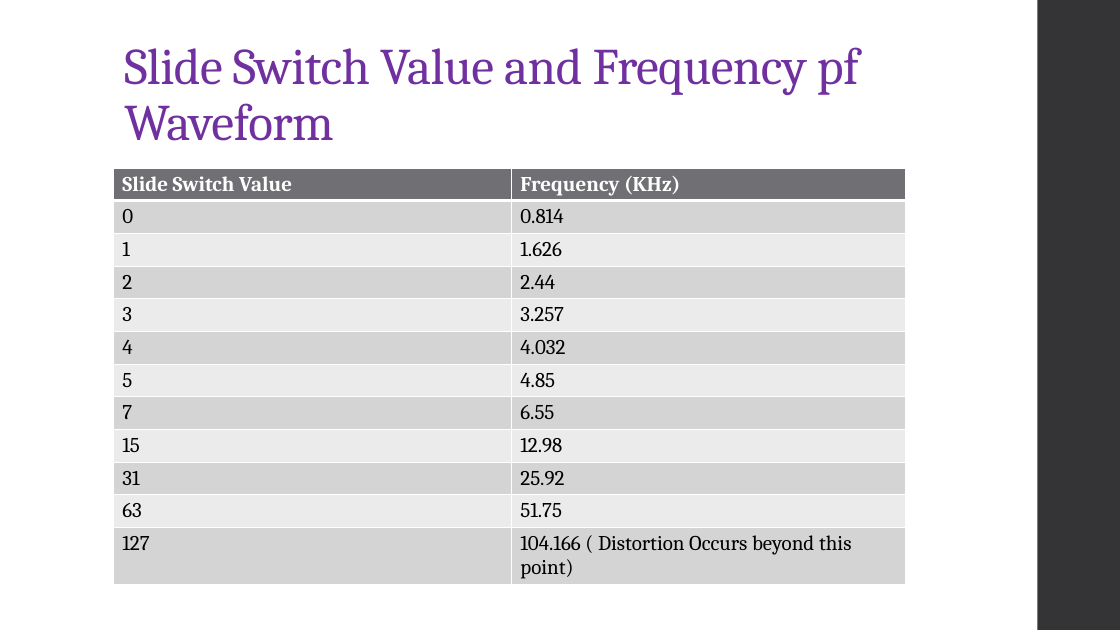
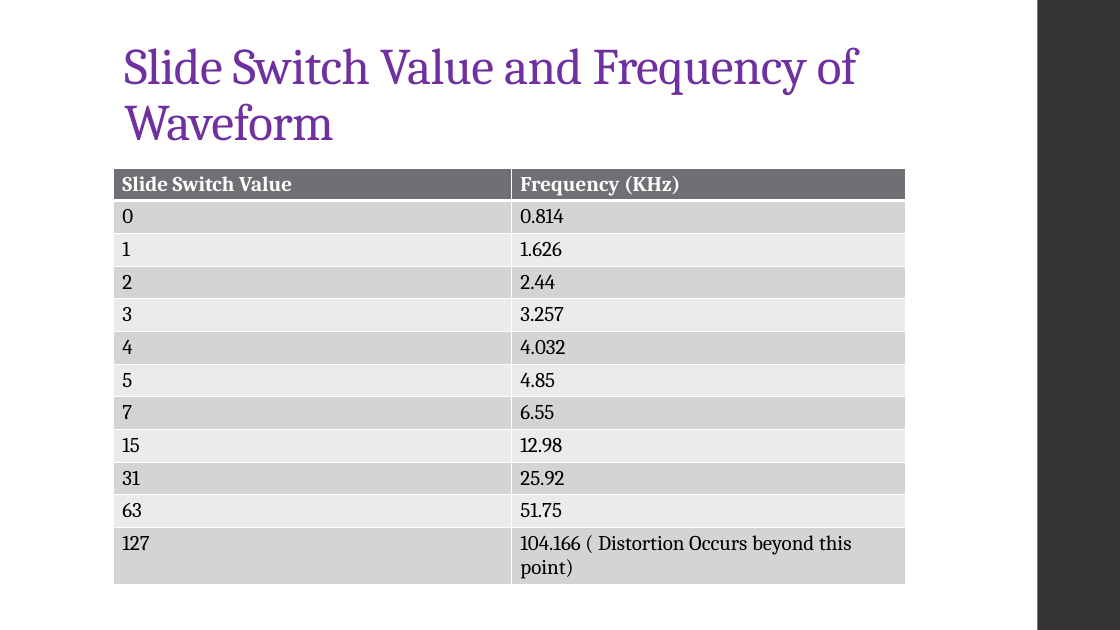
Before and after one commit to GuhanRajasekar/FPGA_course_assignments, a slide deck: slide 6 of Mini_Project/Guhan_22410_Final_Submission/CORDIC_Demo_PPT.pptx. Drawn at 1120x630 pixels with LibreOffice and Linux fonts; fonts in the diff are those of the drawing. Boxes give left, top, right and bottom in pixels: in the first picture for what was removed or moved away, otherwise in the second. Text is boxed around its words. In the diff, an @@ line names an element or a change of style, - is before the commit and + after.

Commit message:
Correcting a spelling mistake in the PPT

```diff
--- a/Mini_Project/Guhan_22410_Final_Submission/CORDIC_Demo_PPT.pptx
+++ b/Mini_Project/Guhan_22410_Final_Submission/CORDIC_Demo_PPT.pptx
@@ title at [124,47,857,141]: text changed @@
-Slide Switch Value and Frequency pf Waveform
+Slide Switch Value and Frequency of Waveform
```
Also in this commit, not shown: 1 other file.
